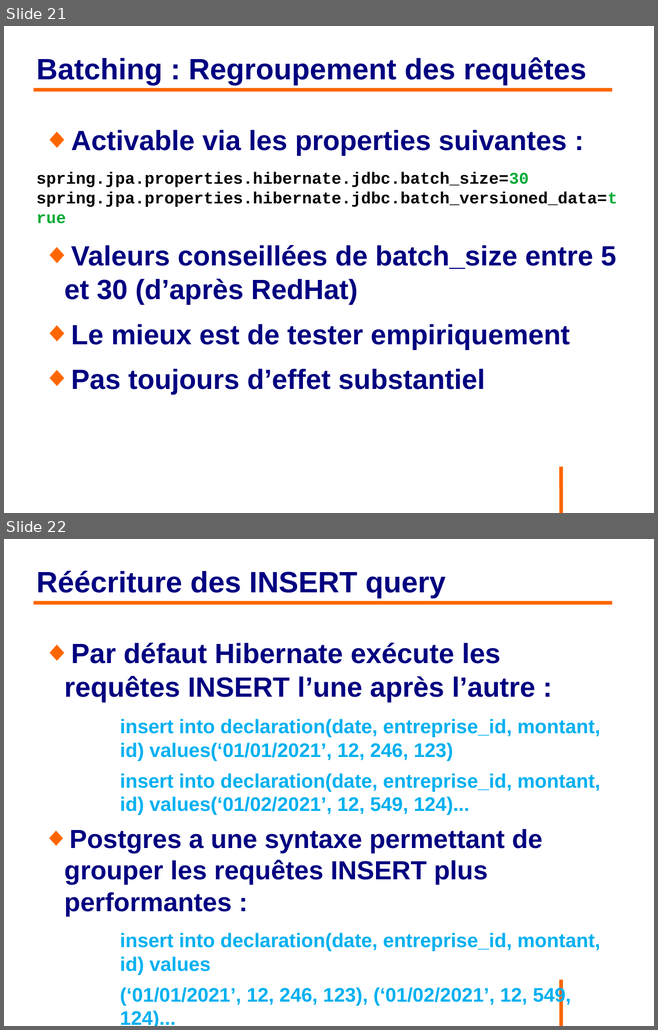
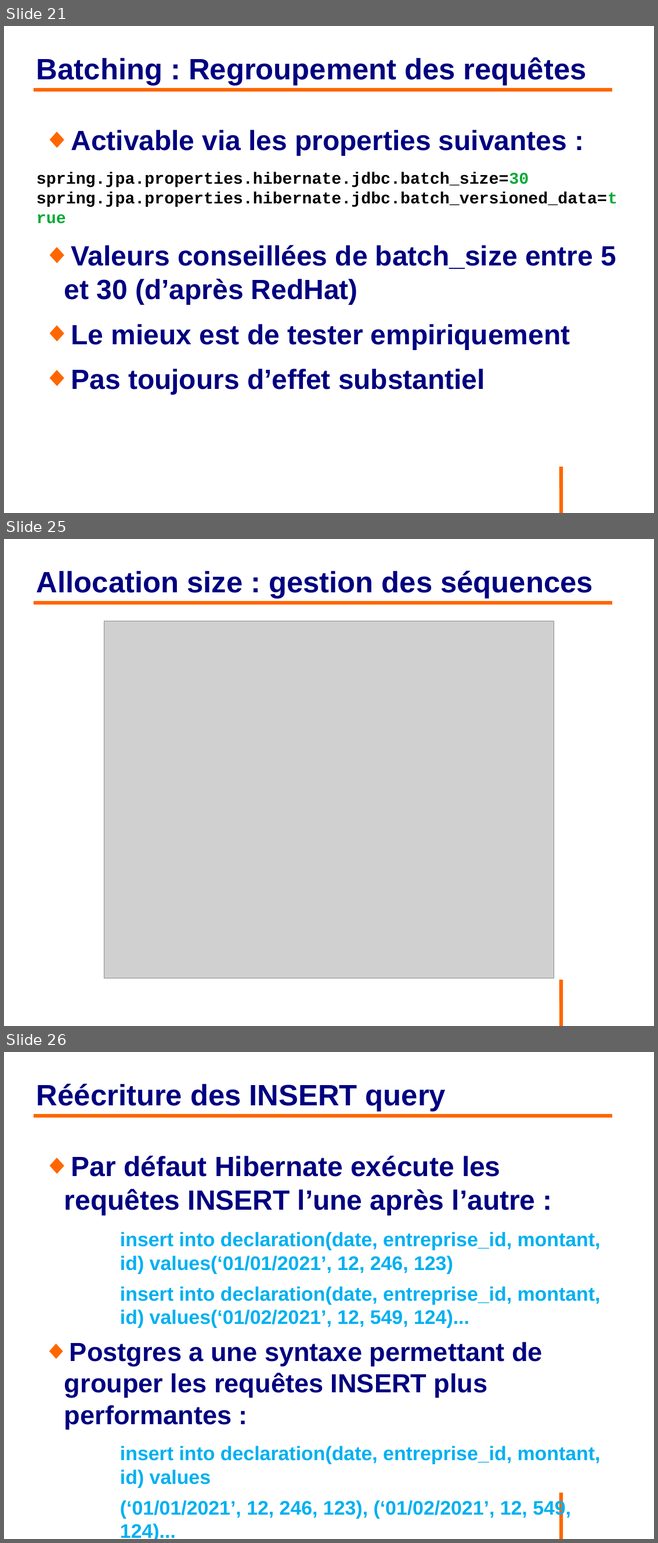
Before and after one commit to philphils/formation-hibernate-avancee, a slide deck: Documentation/diapo_formation_hibernate_avancee.odp. Shown one above the other, each under a label of ours: slides 21 and 22 before the commit, slides 21, 25 and 26 after it; the slides between them are not shown. The pictures are 658x1030 and 658x1543 pixels, drawn with LibreOffice and Linux fonts; fonts in the diff are those of the drawing; grey boxes stand for pictures; background and template pictures are left out. Boxes give left, top, right and bottom in pixels: in the first picture for what was removed or moved away, otherwise in the second. Text is boxed around its words. In the diff, an @@ line names an element or a change of style, - is before the commit and + after.

```diff
--- a/Documentation/diapo_formation_hibernate_avancee.odp
+++ b/Documentation/diapo_formation_hibernate_avancee.odp
@@ slide 25 added at <box>4,539,654,1026</box>, background #FFFFFF; not listed: 1 template element that a slide beside it also shows @@
@@ title added at <box>36,570,592,598</box>, 36 pt, text #000080, bold @@
+Allocation size : gestion des séquences
@@ line added from (34, 603) to (612, 603), #FF6600 4.54 pt @@
@@ picture added at <box>104,621,554,979</box> @@
@@ what was slide 22 is now slide 26 @@
```
Also in this commit, not shown: 2 slides changed, 3 other slides added.
